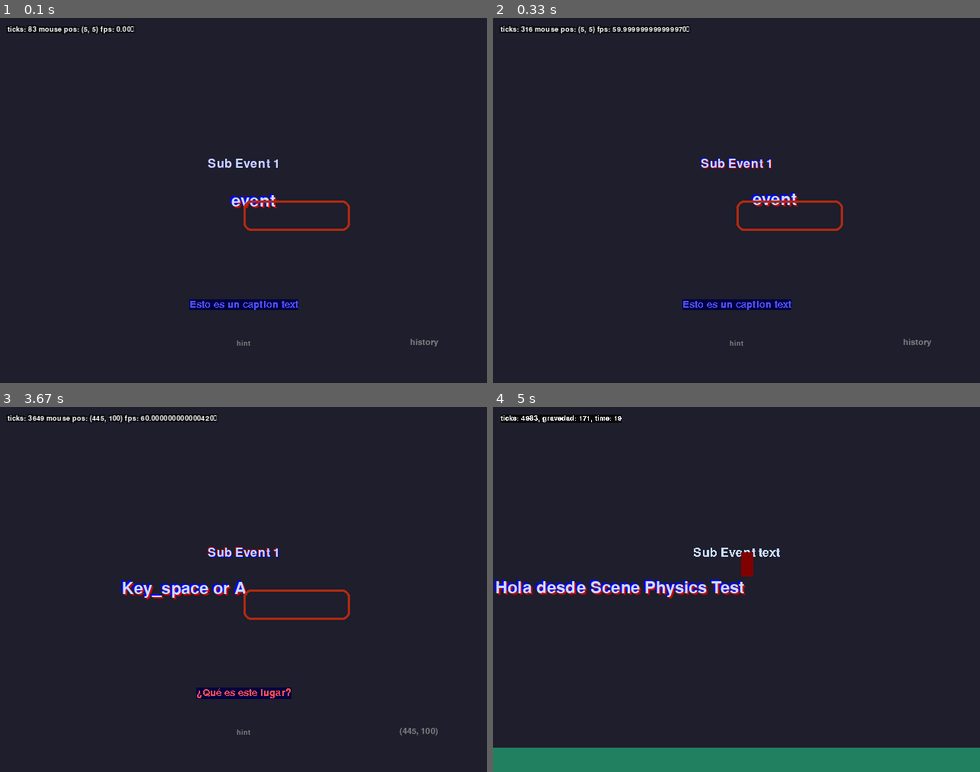
Above: before the commit, frames 1-4 (two rows, left to right).
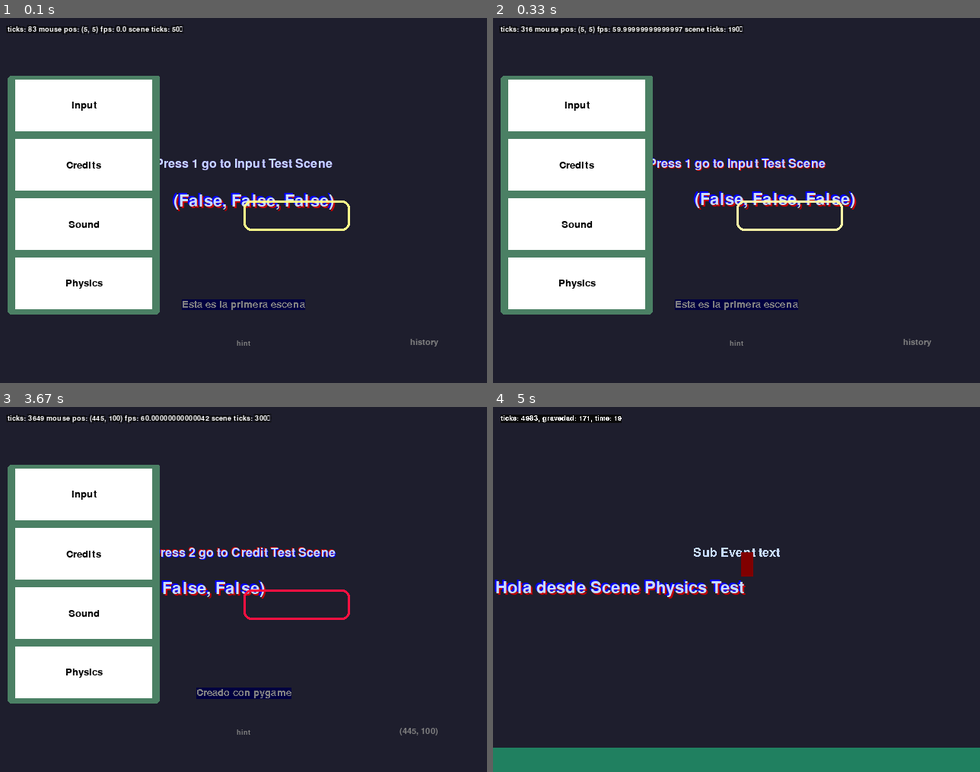
Above: after the commit, the same moments.

Repository: Darkcom-Dev/pygame-base-enhanced
Game: pygame game, started from main.py
The game is run twice, just before and just after one commit, with the same random seed, the same clock (stepped at 60 frames per second) and the same inputs.
Inputs (mouse positions are in pixels of both pictures, inside the frame that each line leads up to):
- Up to frame 1 (0.1 s): no input
- Up to frame 2 (0.33 s): no input
- Up to frame 3 (3.67 s): hold 1 0.33-0.8 s; hold Right 0.33-0.8 s; hold Right 0.83-1.3 s; move the mouse to (126, 574) at 0.87 s; hold Up 1.33-1.63 s; move the mouse to (116, 454) at 1.37 s; tap Space at 1.4, 1.73, 2.03, 2.23, 2.53, 2.8, 3.13, 3.43 s; tap Shift at 1.48, 2.88 s; hold Right 1.67-2.13 s; move the mouse to (146, 531) at 1.7 s; hold Left 2.17-2.7 s; move the mouse to (141, 531) at 2.2 s; tap Ctrl at 2.32 s; hold Down 2.73-3.03 s; move the mouse to (77, 553) at 2.77 s; hold Left 3.07-3.47 s; move the mouse to (340, 483) at 3.1 s; tap Esc at 3.5 s
- Up to frame 4 (5 s): tap 4 at 3.83 s; tap Alt at 4.17 s; hold Right from 4.9 s (still down); tap Space at 4.97 s

The runs differ from the first frame. In frame 1, 23% of the frame differs, in the area x 1-72%, y 1-82%; in frame 2, 23%, in the area x 1-75%, y 1-82%; in frame 3, 23%; in frame 4, nothing differs.

Commit message:
refactor scene_home and adding menu

Diff:
--- a/button_menu.py
+++ b/button_menu.py
@@ -130,7 +130,12 @@
 
 
 	# El menu es un diccionario con el nombre del boton y el comando a ejecutar
-	menu = {'Nueva campaña': new_campaign, 'Cargar' : load_func, 'Opciones': options_func, 'Créditos': credits_function}
+	menu = {
+		'Nueva campaña': new_campaign,
+		'Cargar' : load_func,
+		'Opciones': options_func,
+		'Créditos': credits_function
+		}
 
 	menu_rect = pg.Rect(10,76,200,314)
 	menu_ui = Menu(menu, menu_rect, 'vertical', 10,5)
--- a/scene_home.py
+++ b/scene_home.py
@@ -10,7 +10,7 @@
 import random
 import text_presets as preset
 import config as cfg
-import button as btn
+import button_menu as menu
 import scene_manager
 # Constantes
 
@@ -32,19 +32,41 @@
 		self.clock = pg.time.Clock()
 		self.fps = self.clock.get_fps()
 		self.info = str()
-		self.ticks = int()
+		self.ticks = 0
+		self.scene_ticks = 0
 		self.event = str()
 
 		self.history_text = preset.history_text
 		self.info_text = preset.info_text
+		self.info_text.color = (255,255,255)
+
 		self.caption_text = preset.caption_text
 		self.hint_text = preset.hint_text
 		self.subevent_text = preset.subevent_text
 		self.subevent_text.text = "Sub Event 1"
 		self.event_text = preset.event_text
 
-		button_rect = pg.Rect(cfg.WIDTH/2, cfg.HEIGHT, 140, 40)
-		self.button = btn.Button(button_rect)
+		#button_rect = pg.Rect(cfg.WIDTH/2, cfg.HEIGHT, 140, 40)
+		#self.button = btn.Button(button_rect)
+
+		self.subevent_dict = {3:"Press 1 go to Input Test Scene",
+							 5:"Press 2 go to Credit Test Scene",
+							 7:"Press 3 go to Sound Test Scene",
+							 8:"Press 4 go to Physics Test Scene"}
+
+		self.caption_dict = {2.5:"Esta es la primera escena",
+							 3.5:"Comprende de varias escenas de prueba",
+							 4.5:"Creado con pygame",
+							 6.5:"Creado por braulio madrid"}
+		self.menu_dict = {
+			'Input':lambda: scene_manager.change_scene("scene_title"),
+			'Credits':lambda:scene_manager.change_scene("scene_credits"),
+			'Sound':lambda:scene_manager.change_scene("scene_sound_test"),
+			'Physics':lambda:scene_manager.change_scene("scene_physics")}
+
+		self.menu_rect = pg.Rect(10,76,200,314)
+		self.menu_ui = menu.Menu(self.menu_dict, self.menu_rect, 'vertical', 10,5)
+
 
 	def on_update(self):
 		""" on_update funciona exactamente igual que el metodo Update de Unity """
@@ -52,89 +74,67 @@
 		self.clock = pg.time.Clock()
 		self.fps = self.clock.get_fps()
 		self.ticks = pg.time.get_ticks()
-
-		self.info = f"ticks: {str(self.ticks)} mouse pos: {str(self.mouse)} fps: {str(self.fps)}"
+		self.scene_ticks += 1
+		self.info = f"ticks: {str(self.ticks)} mouse pos: {str(self.mouse)} fps: {str(self.fps)} scene ticks: {str(self.scene_ticks)}"
 
 
 	def on_event(self):
 		""" on_event funciona como Update, pero para efectos de teclado """
 
-		if self.dir.keys[pg.K_LEFT]:
-			self.event_text.text = "Key_left"
-		if self.dir.keys[pg.K_RIGHT]:
-			self.event_text.text = "Key_right"
-		if self.dir.keys[pg.K_1]:
-			self.event_text.text = "KEY1 from home"
-			scene_manager.change_scene("scene_title")
-		if self.dir.keys[pg.K_2]:
-			scene_manager.change_scene("scene_credits")
-		if self.dir.keys[pg.K_3]:
-			scene_manager.change_scene("scene_sound_test")
-		if self.dir.keys[pg.K_4]:
-			scene_manager.change_scene("scene_physics")
-		mouse = pg.mouse.get_pressed()
+		if self.dir.keys[pg.K_1]:		scene_manager.change_scene("scene_title")
+		if self.dir.keys[pg.K_2]:		scene_manager.change_scene("scene_credits")
+		if self.dir.keys[pg.K_3]:		scene_manager.change_scene("scene_sound_test")
+		if self.dir.keys[pg.K_4]:		scene_manager.change_scene("scene_physics")
 
-		if mouse == (1,0,0):
-			self.event_text.text= "Click Izquierdo"
+		self.event_text.text= str(pg.mouse.get_pressed())
+
+		self.menu_rect = pg.Rect(cfg.WIDTH/2, cfg.HEIGHT, 140, 40)
+	def secuential_text(self, dictionary, default_text):
+
+		for key, value in dictionary.items():
+			if self.ticks < key * 1000:
+				return value
+			else:
+				pass
 
 	def on_draw(self, screen):
 		""" on_draw funciona como Update de Unity, pero para el dibujado."""
 
 		screen.fill(cfg.ScreenFillColor)
 
-		self.button.draw(screen)
-
 		self.event_text.position = (math.sin(pg.time.get_ticks()/1000) * cfg.WIDTH/4 + cfg.WIDTH/2, random.randrange((cfg.HEIGHT/2) -2,(cfg.HEIGHT/2) +2))
 		self.event_text.draw(screen, "chromatic",2)
 
 		sintime = math.sin(pg.time.get_ticks()/1000)*128 + 128
 		costime = math.cos(pg.time.get_ticks()/1000)*128 + 128
-		self.color = (255,costime,sintime)
 		distance = math.sin(pg.time.get_ticks()/1000)*3
-		self.subevent_text.draw(screen, "chromatic", distance)
 
 		self.history_text.draw(screen)
+		self.hint_text.draw(screen)
 
-		self.hint_text.draw(screen)
-		if 10000 < self.ticks < 20000:
-			self.subevent_text.text = "Press 1 go to Input Test Scene"
-			self.subevent_text.color = (255,80,80)
-		elif 20000 < self.ticks < 30000:
-			self.subevent_text.text = "Press 2 go to Credit Test Scene"
-		elif 30000 < self.ticks < 40000:
-			self.subevent_text.text = "Press 3 go to Sound Test Scene"
-		elif 40000 < self.ticks < 50000:
-			self.subevent_text.text = "Press 4 go to Physics Test Scene"
-		else:
-			self.subevent_text.text = "Sub Event 1"
+		# subevent text
+		self.subevent_text.draw(screen, "chromatic", distance)
+		self.subevent_text.text = self.secuential_text(self.subevent_dict,'Sub Event 1')
 
+		# caption text
 		self.caption_text.draw(screen, "caption",0)
-
-		if 1000 < self.ticks < 2000:
-			self.caption_text.text= "Hola... Quien está ahi"
-			self.caption_text.color = (255,80,80)
-		elif 2000 < self.ticks < 3000:
-			self.caption_text.text = "Ahh... Hola!"
-			self.caption_text.color = (80, 80, 255)
-		elif 3000 < self.ticks < 4000:
-			self.caption_text.text = "¿Qué es este lugar?"
-			self.caption_text.color = (255,80,80)
-		else:
-			self.caption_text.text = "Esto es un caption text"
-			self.caption_text.color = (80,80,255)
+		self.caption_text.text = self.secuential_text(self.caption_dict,'Caption 1')
 
 		# surface, color, rect(),width,border_radius,
 		posicion = pg.Rect(screen.get_width()/2, screen.get_height()/2, 140, 40)
-		color = pg.Color(175,41,15)
-		pg.draw.rect(screen,color,posicion,3,10)
+		pg.draw.rect(screen,(255,costime,sintime),posicion,3,10)
+
+		self.menu_ui.draw(screen)
 
 		self.ticks -= pg.time.get_ticks()
 		self.info_text.text = self.info + str(self.ticks) + "\n" +str(self.event)
-		self.info_text.color = (255,255,255)
 		self.info_text.draw(screen, "outline", 2)
 
 		# por alguna razon la pantalla permanece sucia cuando se actualiza la ventana
 		pg.display.flip()
+
+
+
 
 # ---------------------------------------------------------------------
 
